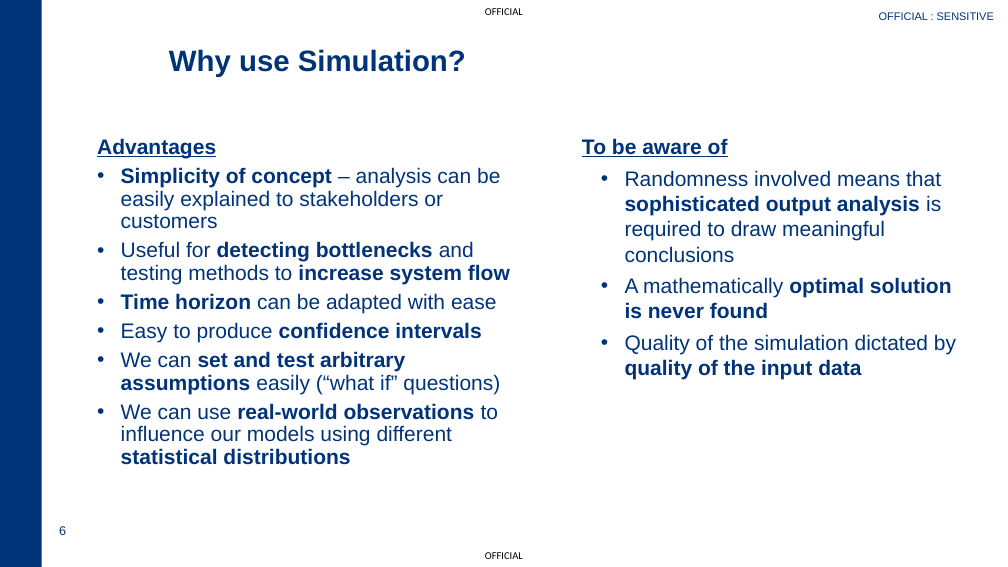
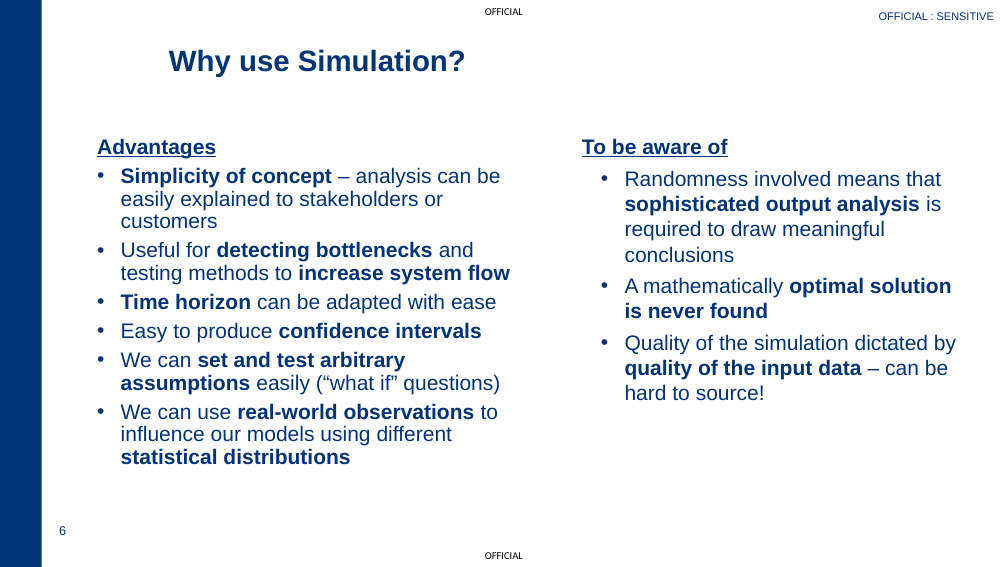
Before and after one commit to dugaldh/crown-court-simulation, a slide deck: slide 6 of slides/Simulation - GSFA Autumn Quarterly.pptx. Drawn at 1008x567 pixels with LibreOffice and Linux fonts; fonts in the diff are those of the drawing; background and template pictures are left out. Boxes give left, top, right and bottom in pixels: in the first picture for what was removed or moved away, otherwise in the second. Text is boxed around its words. In the diff, an @@ line names an element or a change of style, - is before the commit and + after.

```diff
--- a/slides/Simulation - GSFA Autumn Quarterly.pptx
+++ b/slides/Simulation - GSFA Autumn Quarterly.pptx
@@ text at <box>625,334,956,401</box>: text changed @@
-• Quality of the simulation dictated by quality of the input data
+• Quality of the simulation dictated by quality of the input data – can be hard to source!
```
Also in this commit, not shown: 9 other slides changed, 1 slide added, 1 slide removed.
